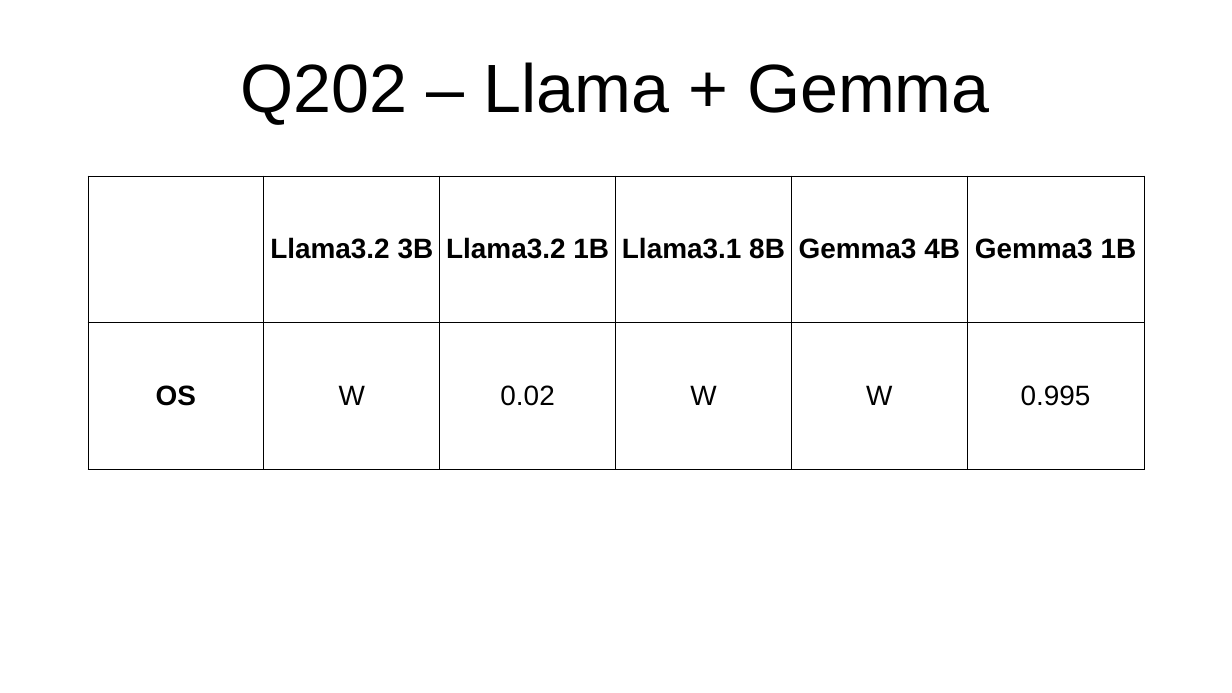
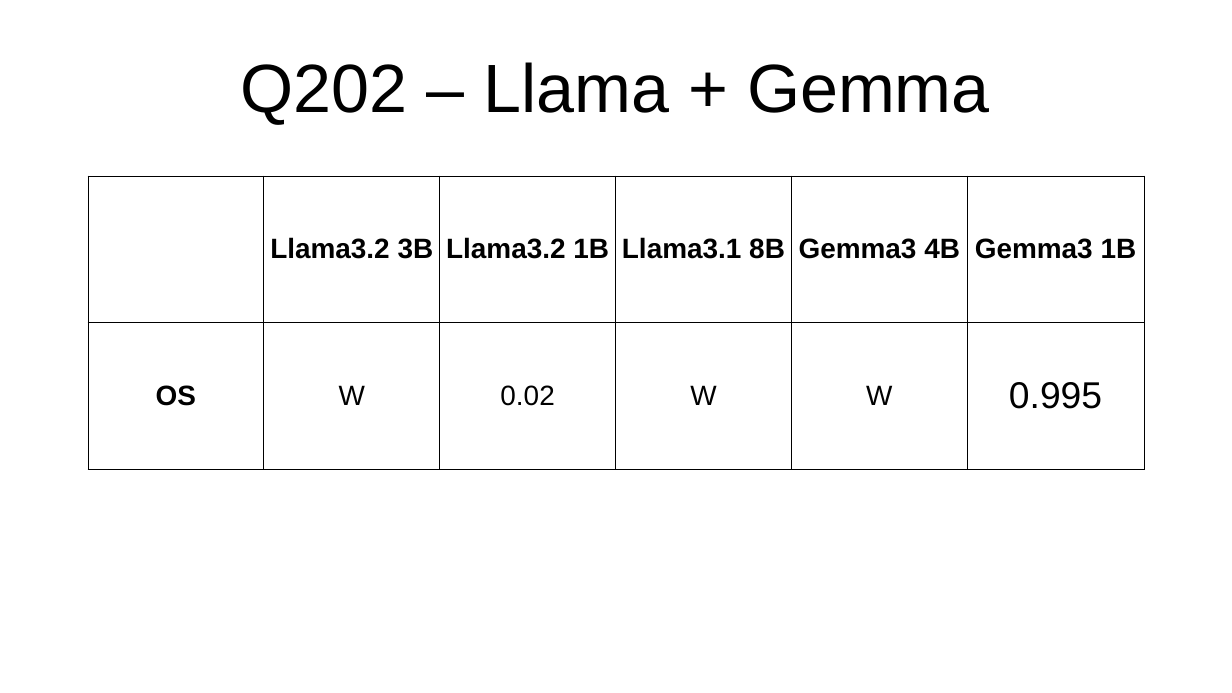
Before and after one commit to PieBerto/Stress-testing-chatbots, a slide deck: slide 32 of Slideshow/Results_presentation.odp. Drawn at 1232x693 pixels with LibreOffice and Linux fonts; fonts in the diff are those of the drawing. Boxes give left, top, right and bottom in pixels: in the first picture for what was removed or moved away, otherwise in the second. Text is boxed around its words. In the diff, an @@ line names an element or a change of style, - is before the commit and + after.

```diff
--- a/Slideshow/Results_presentation.odp
+++ b/Slideshow/Results_presentation.odp
@@ table at (x1=88, y1=176, x2=1143, y2=468) @@
@@ size 18 to 24 pt in "0.995" @@
```
Also in this commit, not shown: 17 other slides changed, 3 slides added, 10 other files.
